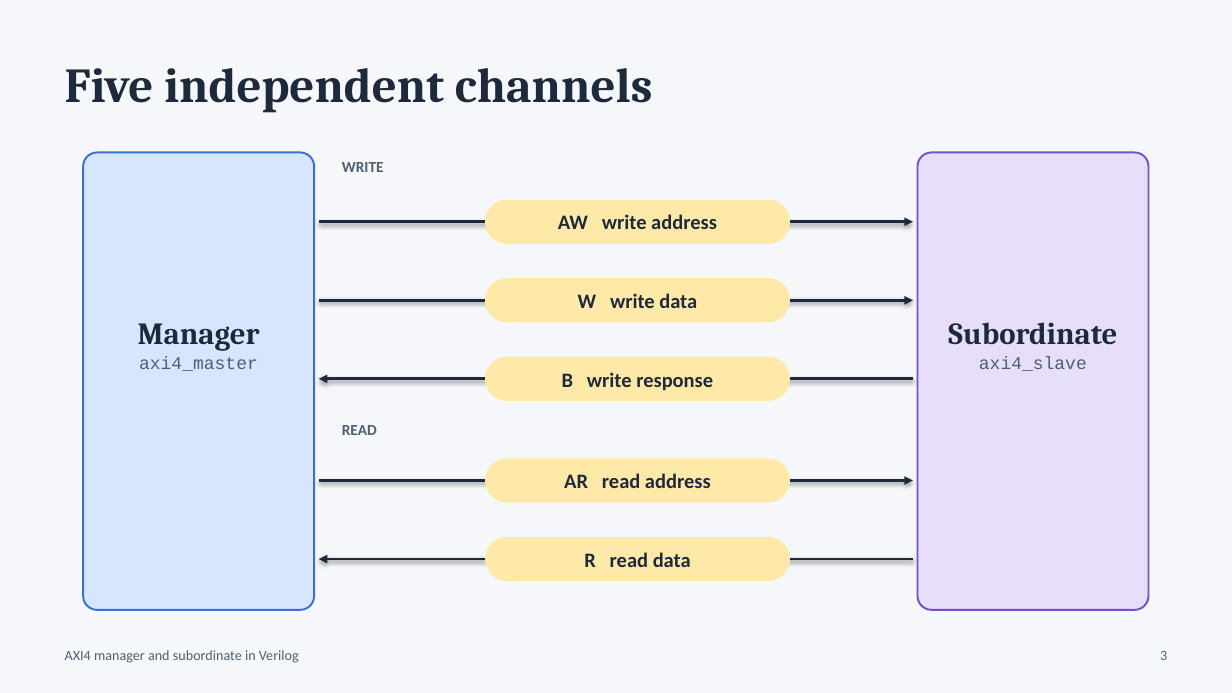
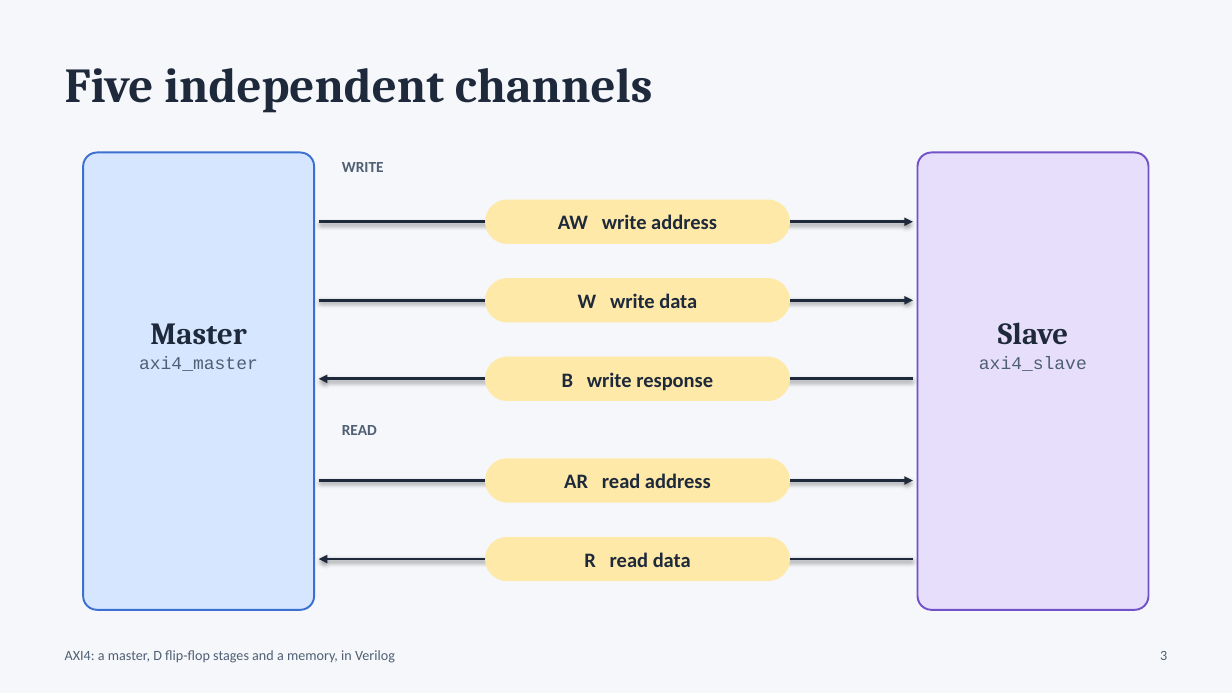
Before and after one commit to Moksha2709/Axi4_FPGA_Implementation, a slide deck: slide 3 of docs/AXI4_Viva_Presentation.pptx. Drawn at 1232x693 pixels with LibreOffice and Linux fonts; fonts in the diff are those of the drawing. Boxes give left, top, right and bottom in pixels: in the first picture for what was removed or moved away, otherwise in the second. Text is boxed around its words. In the diff, an @@ line names an element or a change of style, - is before the commit and + after.

Commit message:
Master that starts transfers itself, D flip-flop stages on all five channels; INCR-only bursts, no attribute signals; regenerate diagram, waveforms and presentation

```diff
--- a/docs/AXI4_Viva_Presentation.pptx
+++ b/docs/AXI4_Viva_Presentation.pptx
@@ text at (150,323,246,345): text changed @@
-Manager
+Master
@@ text at (998,322,1068,344): text changed @@
-Subordinate
+Slave
@@ text at (65,650,395,663): text changed @@
-AXI4 manager and subordinate in Verilog
+AXI4: a master, D flip-flop stages and a memory, in Verilog
```
Also in this commit, not shown: 7 other slides changed, 8 slides added, 9 slides removed, 23 other files.
